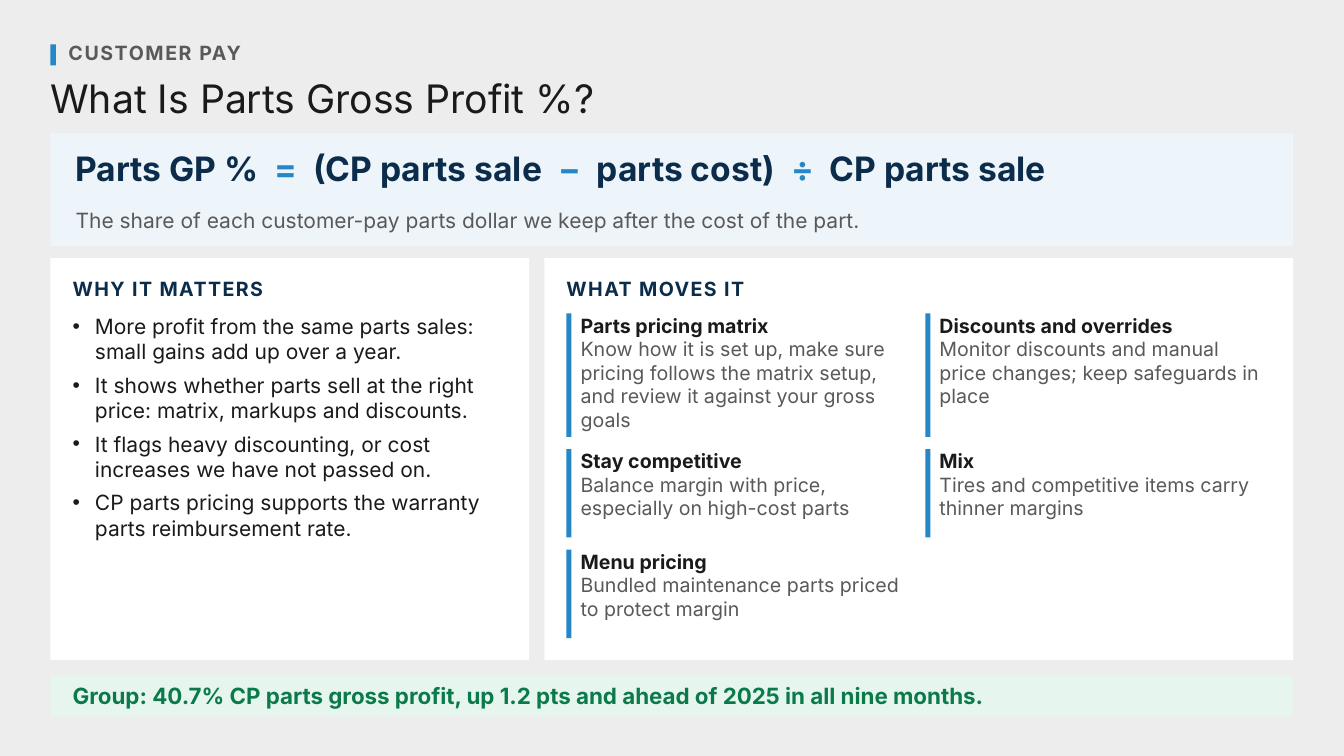
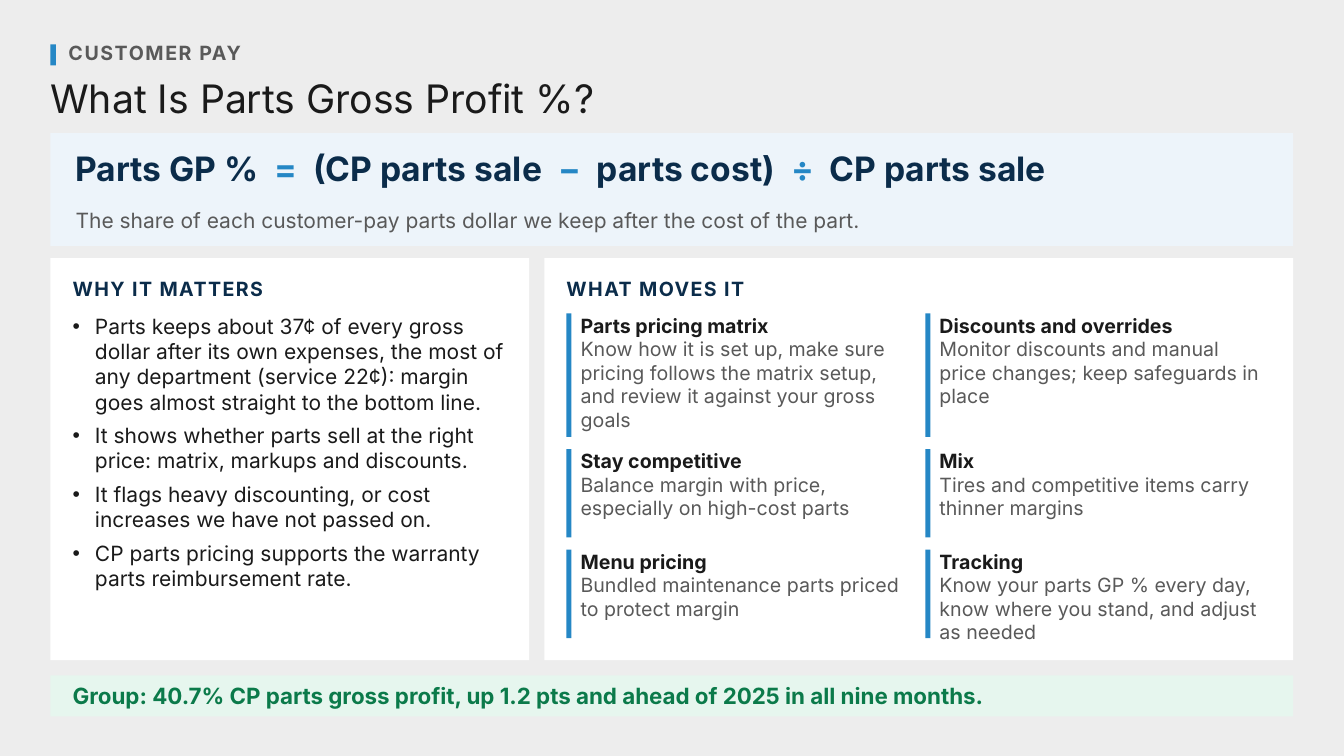
Before and after one commit to Ndresner/Noah, a slide deck: slide 7 of day2-deck/decks/Metric Explainers - Review.pptx. Drawn at 1344x756 pixels with LibreOffice and Linux fonts; fonts in the diff are those of the drawing. Boxes give left, top, right and bottom in pixels: in the first picture for what was removed or moved away, otherwise in the second. Text is boxed around its words. In the diff, an @@ line names an element or a change of style, - is before the commit and + after.

```diff
--- a/day2-deck/decks/Metric Explainers - Review.pptx
+++ b/day2-deck/decks/Metric Explainers - Review.pptx
@@ text at (95, 318, 503, 415): text changed @@
-• More profit from the same parts sales: small gains add up over a year.
+• Parts keeps about 37¢ of every gross dollar after its own expenses, the most of any department (service 22¢): margin goes almost straight to the bottom line.
@@ rectangle added at (926, 549, 931, 638), fill #2587C5 @@
@@ text added at (939, 554, 1256, 639), 14 pt, text #595959 @@
+Tracking
+Know your parts GP % every day, know where you stand, and adjust as needed
```
Also in this commit, not shown: 4 other files.
